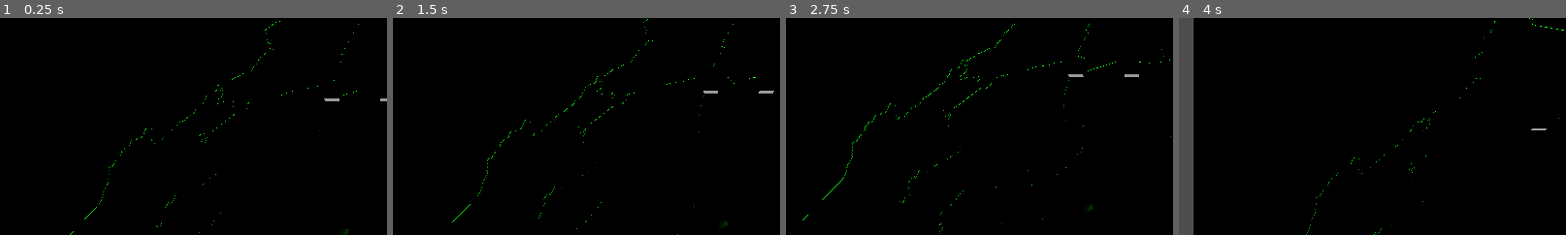
Above: before the commit, frames 1-4 (left to right).
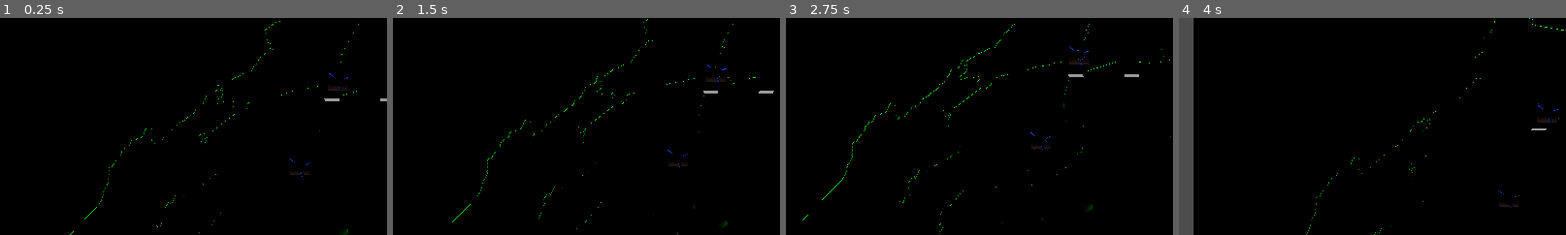
Above: after the commit, the same moments.

Repository: vwc262/Godot8Lumbreras
Game: Godot game, scene res://Scenes/Perfil/Main/NivelPruebas.tscn
The game is run twice, just before and just after one commit, with the same random seed, the same clock (stepped at 60 frames per second) and the same inputs. Before the commit the project starts from res://Scenes/Perfil/Main/node_3d.tscn.
Inputs (mouse positions are % of the whole screen's width and height, from its top left):
- Up to frame 1 (0.25 s): no input
- Up to frame 2 (1.5 s): tap Enter at 0.5 s; move the mouse to (72, 45) at 0.52 s; click (72, 45) at 0.67 s; tap Space at 1.25 s; drag from (30, 55) to (45, 70) at 1.27 s
- Up to frame 3 (2.75 s): tap Enter at 2 s; move the mouse to (60, 28) at 2.02 s; click (60, 28) at 2.17 s
- Up to frame 4 (4 s): tap Space at 2.75 s; drag from (45, 70) to (20, 35) at 2.77 s; tap Enter at 3.5 s; move the mouse to (80, 65) at 3.52 s; click (80, 65) at 3.67 s
The pictures show only the part of the screen within x 6-56%, y 30-80%; the shares and areas given below are measured in that part.

The runs differ from the first frame. In frame 1, 0.1% of the frame differs, in the area x 74-90%, y 25-74%; in frame 2, 0.1%; in frame 3, 0.1%, in the area x 63-79%, y 12-61%; in frame 4, 0.1%.

Commit message:
Modelos Genericos Victor

Diff:
--- a/src/Scenes/Perfil/Main/Main.tscn
+++ b/src/Scenes/Perfil/Main/Main.tscn
@@ -1,7 +1,7 @@
-[gd_scene load_steps=3 format=3 uid="uid://bcil4fo0uo1fj"]
+[gd_scene load_steps=3 format=3 uid="uid://x5m0onfran4m"]
 
 [ext_resource type="Script" path="res://Scripts/Fetcher/Fetch_Data.gd" id="1_xo6k0"]
-[ext_resource type="PackedScene" uid="uid://cyug4nnq0yh1a" path="res://Scenes/Perfil/Main/node_3d.tscn" id="2_2gqy4"]
+[ext_resource type="PackedScene" uid="uid://cyug4nnq0yh1a" path="res://Scenes/Perfil/Main/NivelPruebas.tscn" id="2_2gqy4"]
 
 [node name="Main" type="Node"]
 
@@ -48,7 +48,7 @@
 size = Vector2i(1920, 907)
 render_target_update_mode = 4
 
-[node name="Node3D" parent="VB_MainContainer/main_container/SubViewportContainer/SubViewport" instance=ExtResource("2_2gqy4")]
+[node name="World" parent="VB_MainContainer/main_container/SubViewportContainer/SubViewport" instance=ExtResource("2_2gqy4")]
 
 [node name="footer_container" type="Panel" parent="VB_MainContainer"]
 custom_minimum_size = Vector2(0, 100)
--- a/src/Scenes/Perfil/Main/node_3d.tscn
+++ b/src/Scenes/Perfil/Main/NivelPruebas.tscn
@@ -1,8 +1,9 @@
-[gd_scene load_steps=5 format=3 uid="uid://cyug4nnq0yh1a"]
+[gd_scene load_steps=6 format=3 uid="uid://cyug4nnq0yh1a"]
 
-[ext_resource type="PackedScene" uid="uid://d2khqjas6owik" path="res://Recursos/Meshes/Sitios/Lumbrera0/alcaldias.glb" id="1_3x1im"]
+[ext_resource type="PackedScene" uid="uid://d2khqjas6owik" path="res://Scenes/Perfil/alcaldias.glb" id="1_3x1im"]
 [ext_resource type="Script" path="res://Scripts/Navigation/Touch.gd" id="2_ui4vn"]
 [ext_resource type="PackedScene" uid="uid://vw46h30r4ia4" path="res://Scenes/Sitios/CuboClickeable.tscn" id="3_dfqhc"]
+[ext_resource type="PackedScene" uid="uid://c5idxbnu48it6" path="res://Scenes/Sitios/Genericos/Lumbrera_Generica_001.tscn" id="4_4hvr1"]
 
 [sub_resource type="BoxShape3D" id="BoxShape3D_47xlv"]
 
@@ -61,6 +62,12 @@
 [node name="CollisionShape3D" type="CollisionShape3D" parent="CSGBox3D7/Area3D2"]
 shape = SubResource("BoxShape3D_47xlv")
 
+[node name="LumbreraGenerica001" parent="." instance=ExtResource("4_4hvr1")]
+transform = Transform3D(1, 0, 0, 0, 1, 0, 0, 0, 1, 0, 0, -1.61003)
+
+[node name="LumbreraGenerica002" parent="." instance=ExtResource("4_4hvr1")]
+transform = Transform3D(1, 0, 0, 0, 1, 0, 0, 0, 1, -2.44548, 0, 3.8374)
+
 [connection signal="IrA" from="CSGBox3D4" to="Node3D" method="_on_csg_box_3d_4_ir_a"]
 [connection signal="input_event" from="CSGBox3D4/Area3D2" to="CSGBox3D4" method="_on_area_3d_2_input_event"]
 [connection signal="input_event" from="CSGBox3D5/Area3D2" to="CSGBox3D5" method="_on_area_3d_2_input_event"]
--- a/src/Scenes/Sitios/CuboClickeable.tscn
+++ b/src/Scenes/Sitios/CuboClickeable.tscn
@@ -6,12 +6,14 @@
 
 [node name="CSGBox3D4" type="CSGBox3D"]
 transform = Transform3D(1, 0, 0, 0, 0.98435, 0.176226, 0, -0.176226, 0.98435, 1.20333, -1.80069, 1.414)
+use_collision = true
 script = ExtResource("1_2v6k3")
 
 [node name="Area3D" type="Area3D" parent="."]
-transform = Transform3D(1, 0, 0, 0, 0.98435, 0.176226, 0, -0.176226, 0.98435, -4.28349, -0.0537605, 12.0602)
+transform = Transform3D(1, 0, 0, 0, 0.98435, 0.176226, 0, -0.176226, 0.98435, 0, 0, 0)
 
 [node name="CollisionShape3D" type="CollisionShape3D" parent="Area3D"]
+transform = Transform3D(1, 0, 0, 0, 1, 2.0448e-08, 0, -2.0448e-08, 1, 0, 0, 0)
 shape = SubResource("BoxShape3D_vt218")
 
 [connection signal="input_event" from="Area3D" to="." method="_on_area_3d_input_event"]
--- a/src/project.godot
+++ b/src/project.godot
@@ -11,14 +11,14 @@
 [application]
 
 config/name="Godot8Lumbreras"
-run/main_scene="res://Scenes/Perfil/Main/node_3d.tscn"
+run/main_scene="res://Scenes/Perfil/Main/NivelPruebas.tscn"
 config/features=PackedStringArray("4.2", "Mobile")
 config/icon="res://icon.svg"
 
 [autoload]
 
+ManejadorClicks="*res://Scripts/Managers/ClickSitio.gd"
 DataStore="*res://Scripts/Managers/Global_DataStore.gd"
-ManejadorClicks="*res://Scripts/Managers/ClickSitio.gd"
 
 [display]
 
Renamed: src/Recursos/Meshes/Sitios/Genericos/Lumbrera_Generica_001/Lumbrera_Generica_001.tscn -> src/Scenes/Sitios/Genericos/Lumbrera_Generica_001.tscn
